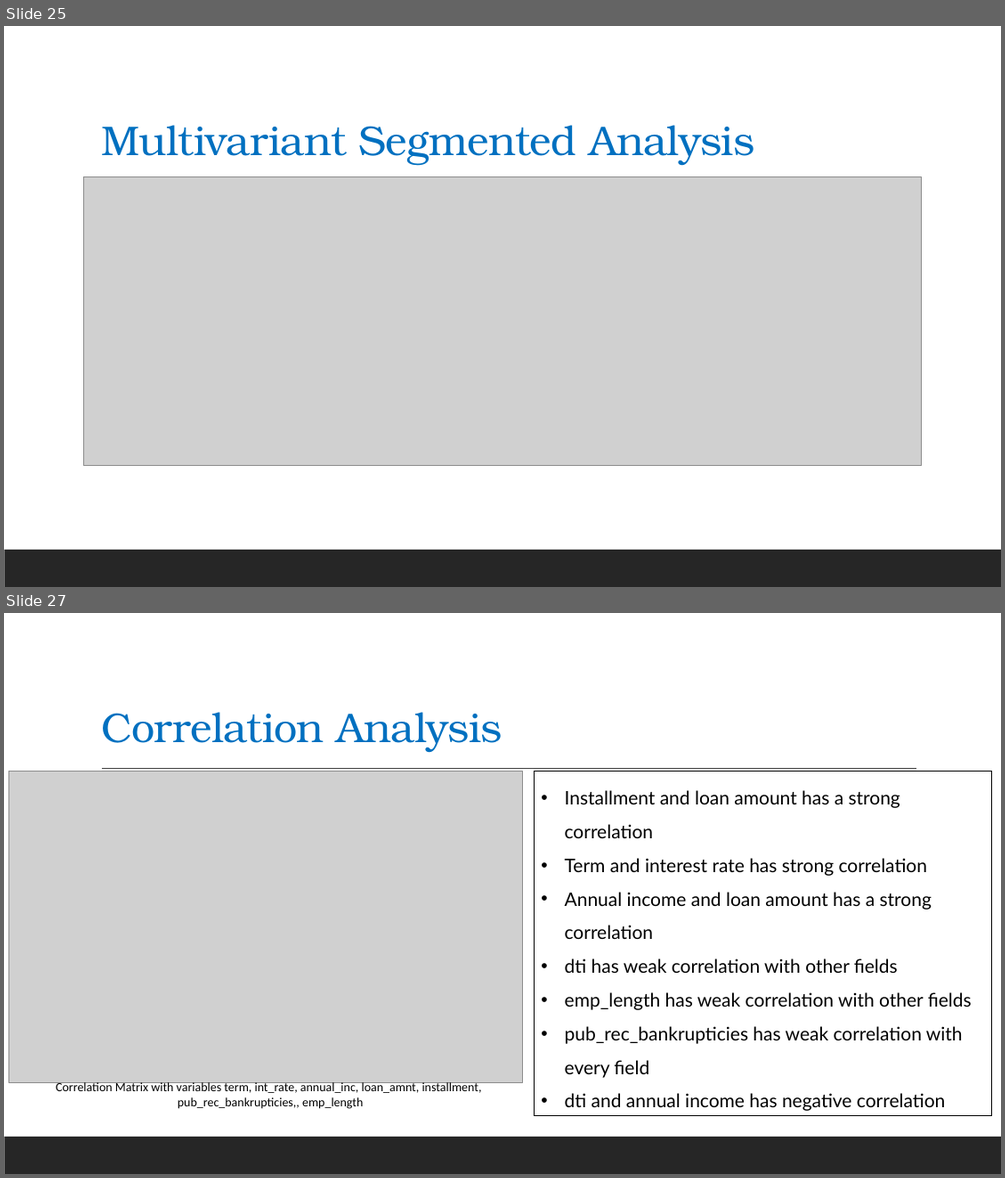
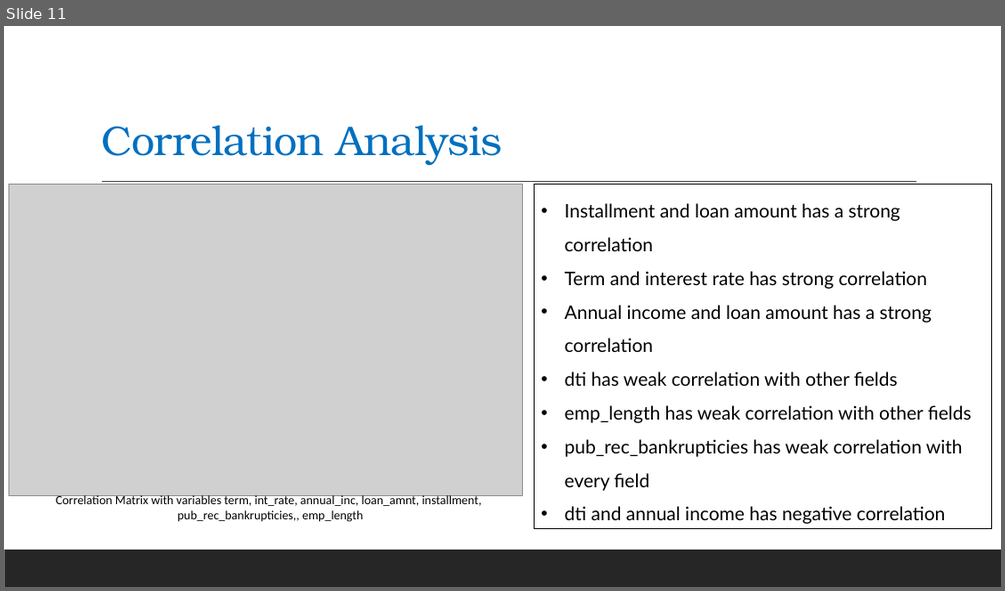
Before and after one commit to mrsivanandareddy/lending-club-case-study, a slide deck: Lending_Club_Case_Study.pptx. Shown one above the other, each under a label of ours: slides 25 and 27 before the commit, slide 11 after it; the slides between them are not shown. The pictures are 1005x1178 and 1005x591 pixels, drawn with LibreOffice and Linux fonts; fonts in the diff are those of the drawing; grey boxes stand for pictures. Boxes give left, top, right and bottom in pixels: in the first picture for what was removed or moved away, otherwise in the second. Text is boxed around its words. In the diff, an @@ line names an element or a change of style, - is before the commit and + after.

```diff
--- a/Lending_Club_Case_Study.pptx
+++ b/Lending_Club_Case_Study.pptx
@@ slide 25 removed at (x1=4, y1=26, x2=1001, y2=587), background #FFFFFF; not listed: 1 template element that a slide beside it also shows @@
@@ title removed at (x1=101, y1=125, x2=754, y2=164) @@
-Multivariant Segmented Analysis
@@ picture removed at (x1=84, y1=176, x2=922, y2=465) @@
@@ what was slide 27 is now slide 11 @@
```
Also in this commit, not shown: 10 slides changed, 1 slide added, 15 other slides removed, 1 other file.
